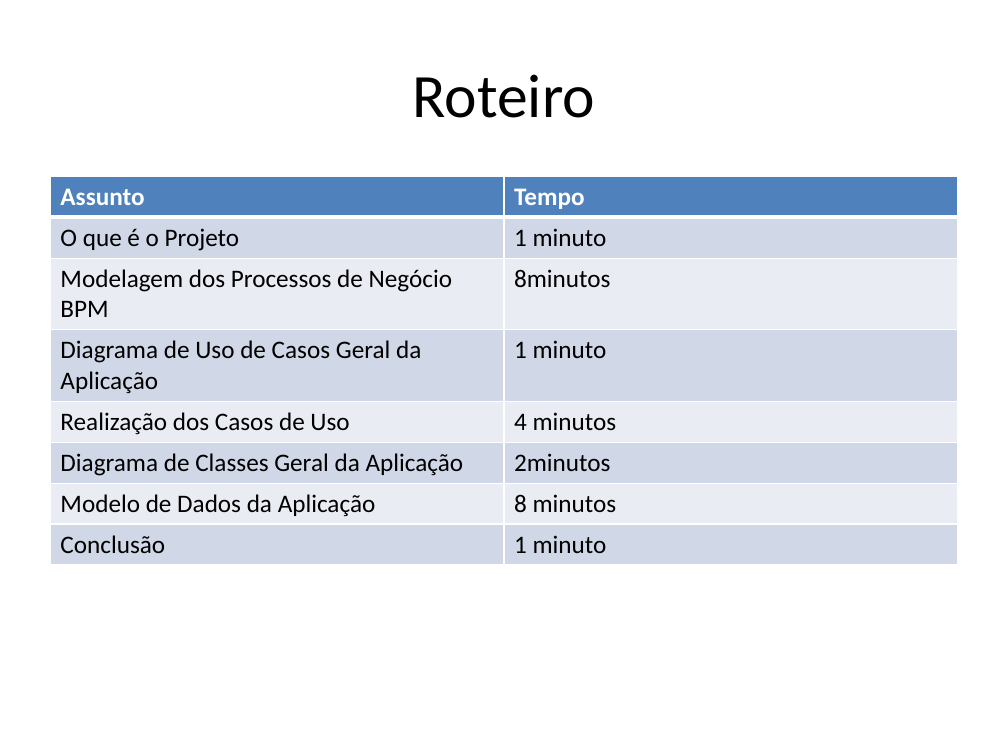
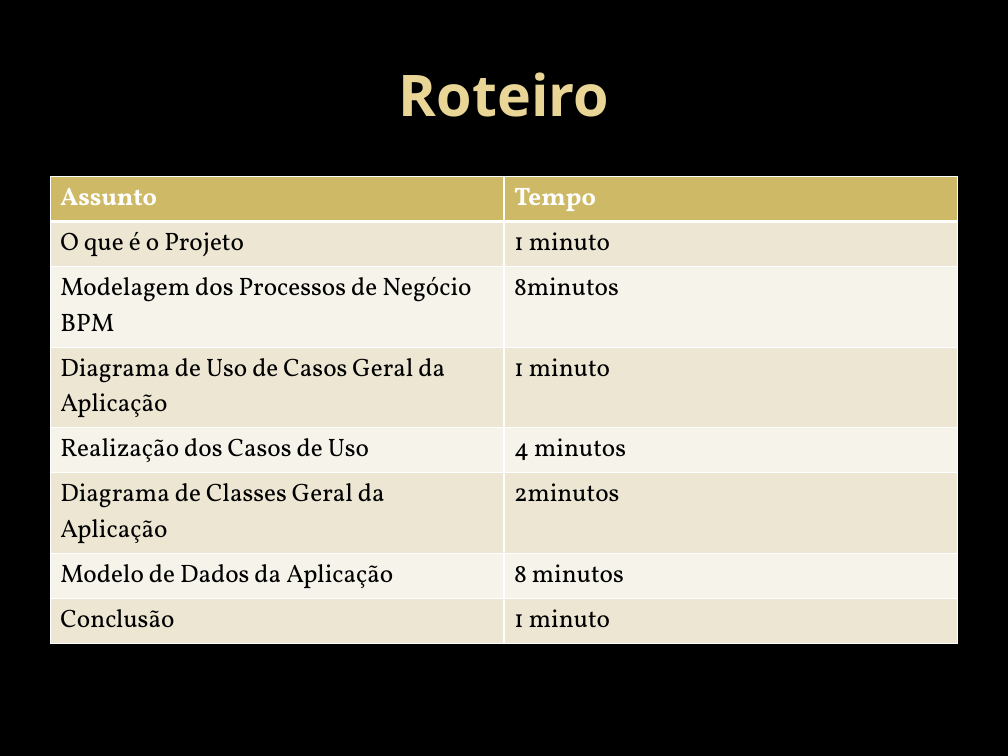
Before and after one commit to HamiltonSantos/FisioDiag, a slide deck: slide 2 of Análise/ApresentacaoAnalise.pptx. Drawn at 1008x756 pixels with LibreOffice and Linux fonts; fonts in the diff are those of the drawing; background and template pictures are left out. Boxes give left, top, right and bottom in pixels: in the first picture for what was removed or moved away, otherwise in the second. Text is boxed around its words. In the diff, an @@ line names an element or a change of style, - is before the commit and + after.

```diff
--- a/Análise/ApresentacaoAnalise.pptx
+++ b/Análise/ApresentacaoAnalise.pptx
@@ background #FFFFFF to picture (left out) @@
@@ title "Roteiro" at (x1=399, y1=72, x2=609, y2=117): size 44 to 41 pt, font Calibri to Noto Sans, text colour #000000 to gradient #EAD696 to #E7D081, bold on @@
@@ table at (x1=50, y1=176, x2=958, y2=632) @@
@@ fill #4F81BD to #CEB966 in row 1 @@
@@ fill #D0D8E8 to #EDE6D3 in 8 cells @@
@@ fill #E9EDF4 to #F6F3EA in 6 cells @@
@@ font Calibri to Vollkorn @@
```
Also in this commit, not shown: 6 other slides changed, 16 slides added, 1 slide removed, 1 other file.
